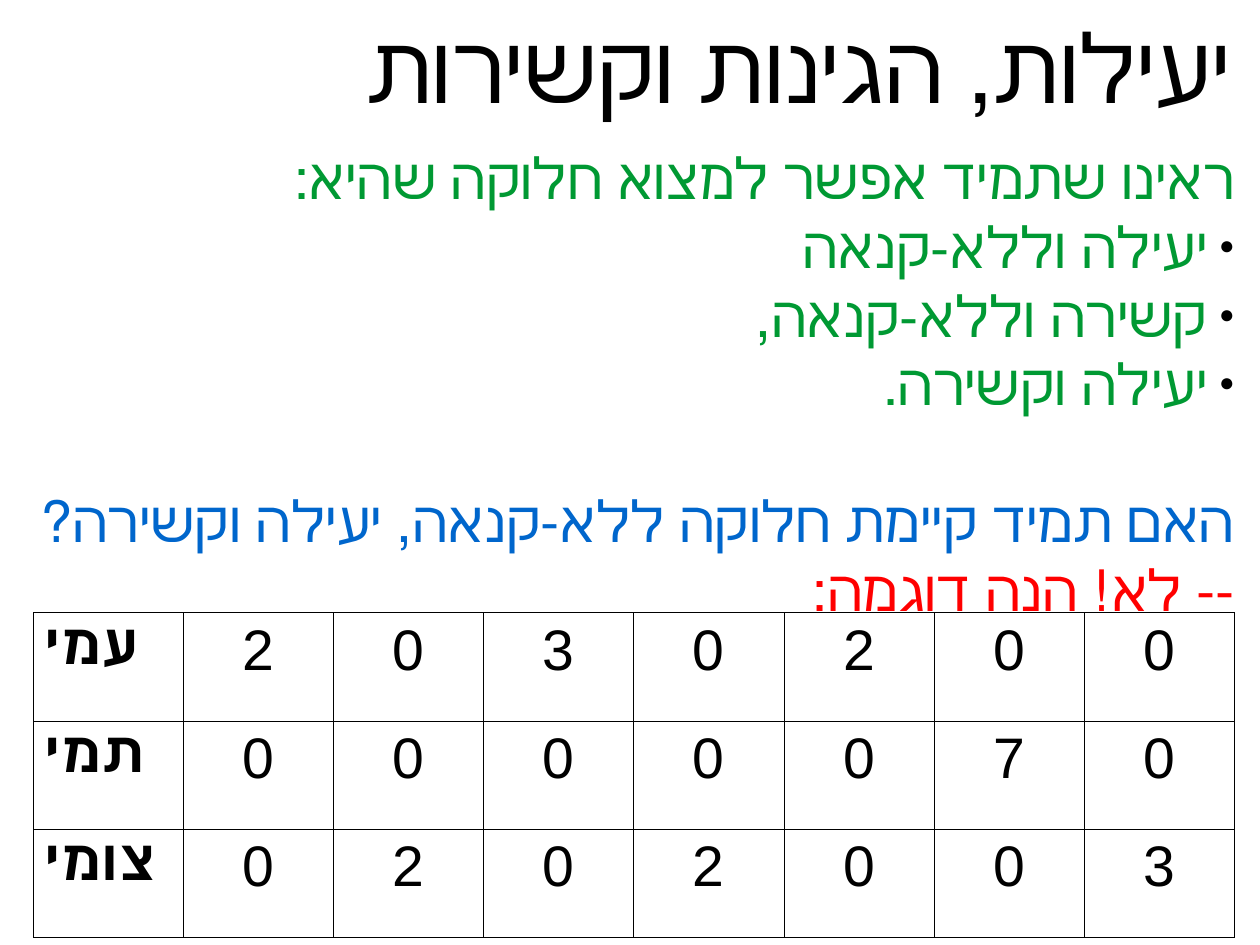
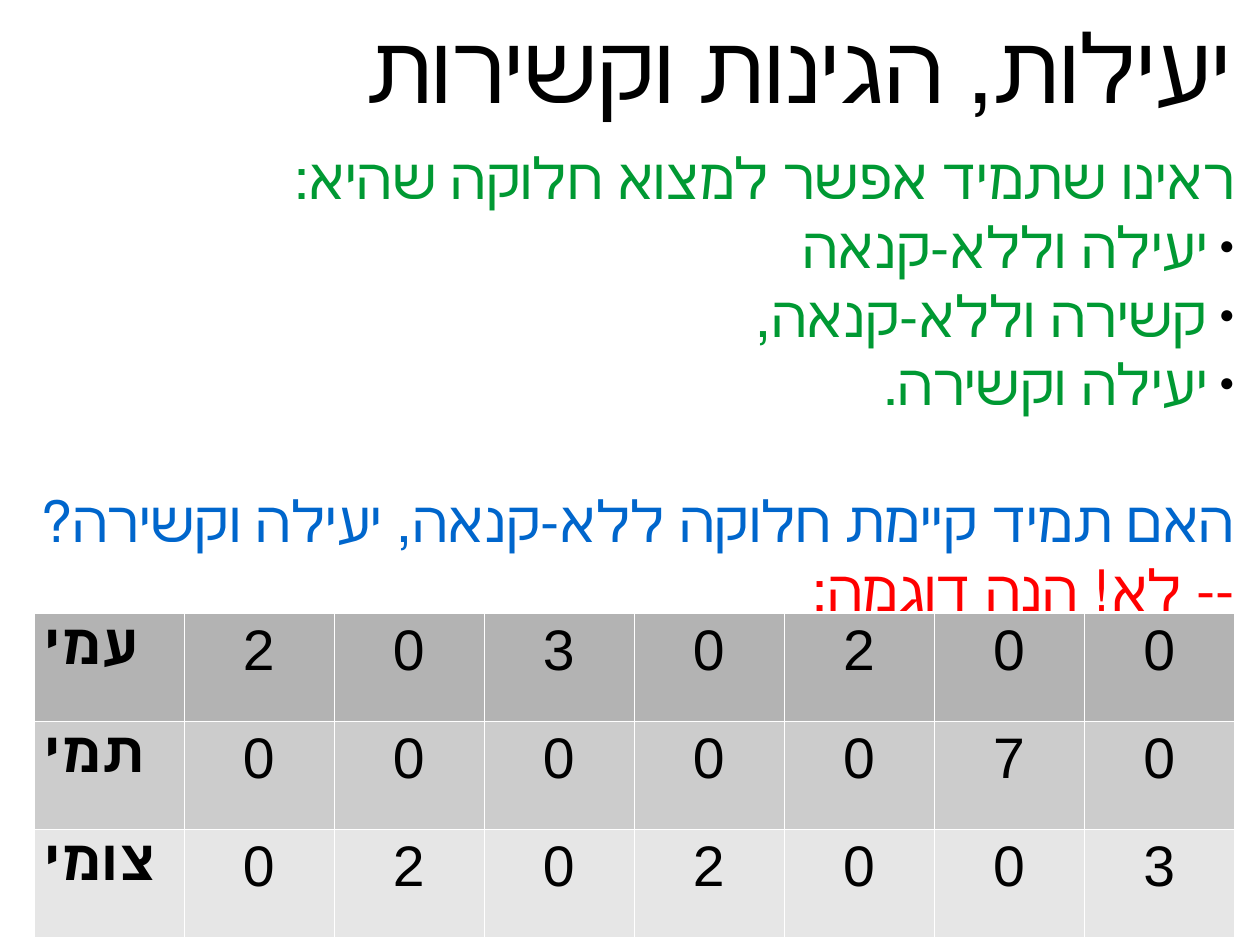
Before and after one commit to erelsgl-at-ariel/algorithms-5781, a slide deck: slide 20 of 02-pareto-efficiency/slides.odp. Drawn at 1260x945 pixels with LibreOffice and Linux fonts; fonts in the diff are those of the drawing. Boxes give left, top, right and bottom in pixels: in the first picture for what was removed or moved away, otherwise in the second. Text is boxed around its words. In the diff, an @@ line names an element or a change of style, - is before the commit and + after.

```diff
--- a/02-pareto-efficiency/slides.odp
+++ b/02-pareto-efficiency/slides.odp
@@ table at box(33, 613, 1233, 938) @@
@@ fill none to #B3B3B3 in row 1 @@
@@ fill none to #CCCCCC in row 2 @@
@@ fill none to #E6E6E6 in row 3 @@
@@ borders changed @@
```
Also in this commit, not shown: 10 other slides changed, 1 other file.
